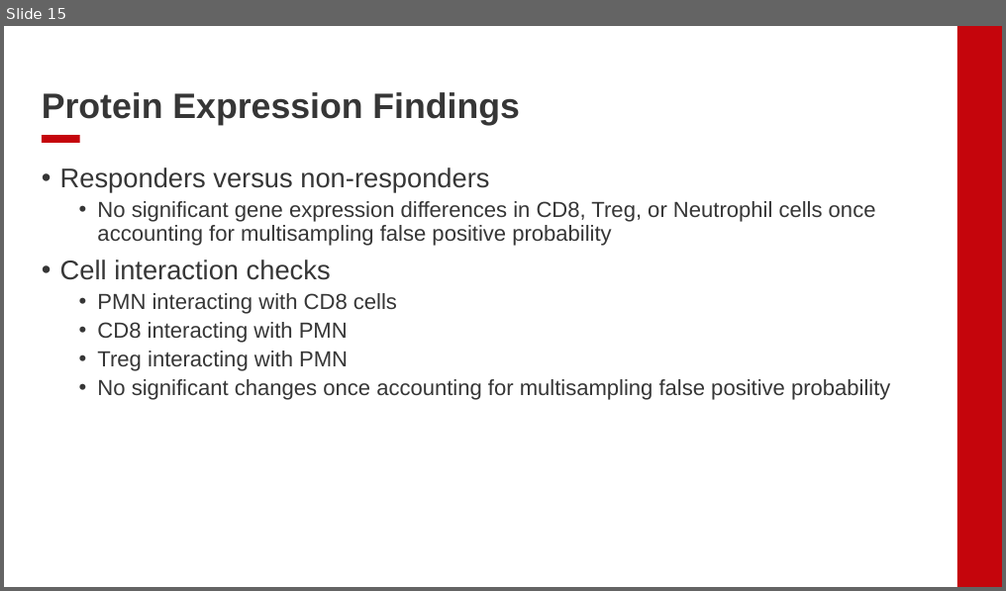
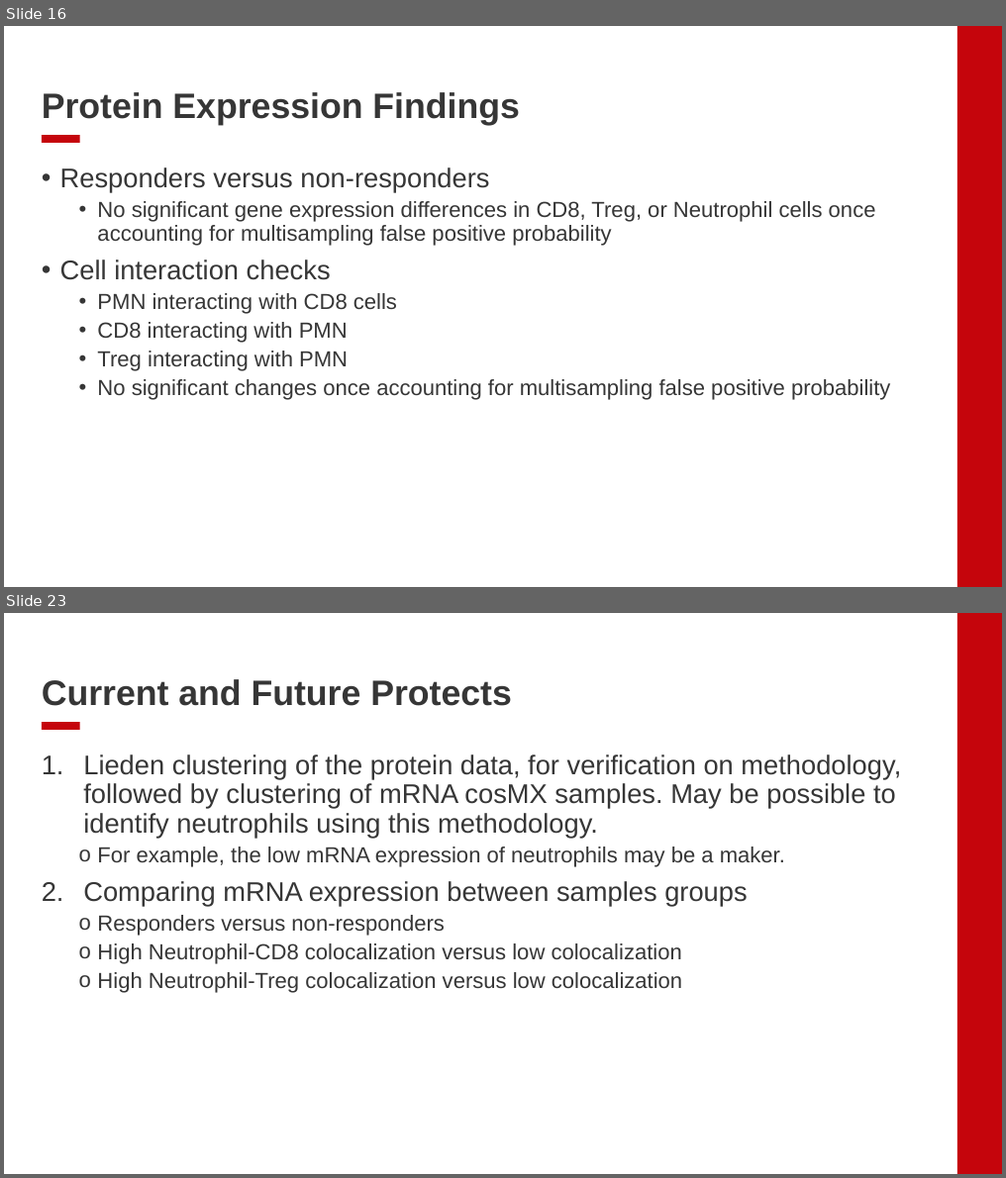
Before and after one commit to EDJohns/2025-Dinh-Lab-Research-Project, a slide deck: Shapiro 2025 Project/Weekly Updates/Lab Meeting Presentation 7_22_25.pptx. Shown one above the other, each under a label of ours: slide 15 before the commit, slides 16 and 23 after it; the slides between them are not shown. The pictures are 1006x591 and 1006x1178 pixels, drawn with LibreOffice and Linux fonts; fonts in the diff are those of the drawing; background and template pictures are left out. Boxes give left, top, right and bottom in pixels: in the first picture for what was removed or moved away, otherwise in the second. Text is boxed around its words. In the diff, an @@ line names an element or a change of style, - is before the commit and + after.

```diff
--- a/Shapiro 2025 Project/Weekly Updates/Lab Meeting Presentation 7_22_25.pptx
+++ b/Shapiro 2025 Project/Weekly Updates/Lab Meeting Presentation 7_22_25.pptx
@@ slide 23 added at bbox=[4, 613, 1002, 1174], background #FFFFFF; not listed: 2 template elements that a slide beside it also shows @@
@@ title added at bbox=[42, 679, 512, 706], 34 pt, text #363636, bold @@
+Current and Future Protects
@@ text added at bbox=[83, 755, 901, 993], 26 pt, text #363636 @@
+1. Lieden clustering of the protein data, for verification on methodology, followed by clustering of mRNA cosMX samples. May be possible to identify neutrophils using this methodology.
+  o For example, the low mRNA expression of neutrophils may be a maker.
+2. Comparing mRNA expression between samples groups
+  o Responders versus non-responders
+  o High Neutrophil-CD8 colocalization versus low colocalization
+  o High Neutrophil-Treg colocalization versus low colocalization
@@ what was slide 15 is now slide 16 @@
```
Also in this commit, not shown: 6 slides changed, 6 other slides added.
